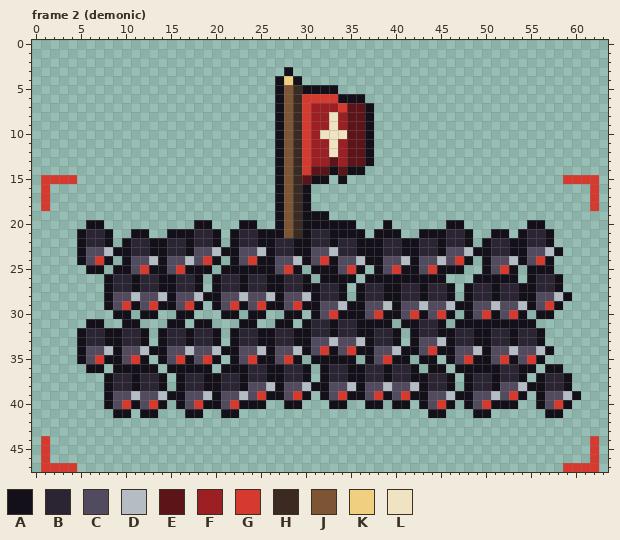
Pixel-art file, stored at art/markers/army_marker.aseprite. Above: the version before the commit.
64x48 pixels, 3 frames. Colours within 5 levels of each other are drawn and written as one. Shown: frame 2 (demonic). The commit also changed other frames, which this record leaves out.
Palette (. is transparent): A #14101a  B #2a2433  C #524a5e  D #b4bcc4  E #5c1418  F #9c1f24  G #d63a2f  H #3b2a22  J #7d5535  K #f0d080  L #efe3c2
And afterwards:
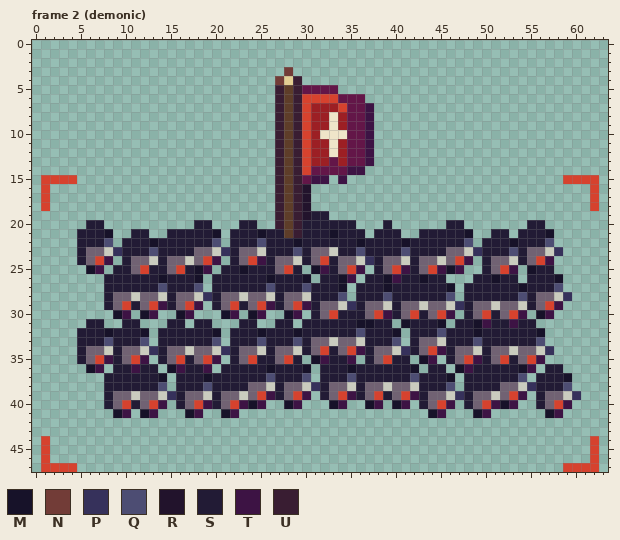
Colours new in this view: M #171229  N #723c37  P #36315b  Q #4d4d73  R #22132c  S #221b35  T #3d1344  U #391d32
Difference:
colour C: #524a5e -> #716273
colour D: #b4bcc4 -> #caccbf
colour E: #5c1418 -> #631648
colour G: #d63a2f -> #d6422e
colour J: #7d5535 -> #5e3d29
colour K: #f0d080 -> #e3ce93
colour L: #efe3c2 -> #efe5c9
Changed rows in their new state; - is a pixel that keeps its letter.
Frame 2 (demonic):
first column x 5:
 3 -----------------------N--------------------------------
 4 ----------------------N-U-------------------------------
 5 ----------------------U-UEEEE---------------------------
 6 ----------------------U-U----EEE------------------------
 7 ----------------------U-U-------T-----------------------
 8 ----------------------U-U-------T-----------------------
 9 ----------------------U-U-------T-----------------------
10 ----------------------U-U-------T-----------------------
11 ----------------------U-U-------T-----------------------
12 ----------------------U-U-------T-----------------------
13 ----------------------U-U-------T-----------------------
14 ----------------------U-U---E-TT------------------------
15 ----------------------U-U-TT-T--------------------------
16 ----------------------U-UR------------------------------
17 ----------------------U-UR------------------------------
18 ----------------------U-UR------------------------------
19 ----------------------U-URSS----------------------------
20 -SS----------SS---SS--U-USSSSSS---S------SS-------SS----
21 SSSM--SS--SSSSSM-SSSMSS-USSSMSSS-SSS--SSSSSM--SS-SSSM---
22 SSSQ-SSSMSSSSSSQ-SSSQSSSMSSSSSSMSSSSMSSSSSSQ-SSSMSSSQ---
23 S---PSSSQSSSS---PS---SSSQS---SSQSSSSQSSSS---PSSSQS---P--
24 S--T-S---S-----T-S--TS---S--S---PS---S-----T-S---S--T---
25 -MT-SS--SS--SMT-SSMSSS--S-MTS--T-S--TS--TMT--S--T-MSS---
26 ---SSSSSSMSSSM-SSSSSSMSSSM-SSMT-SSMTSSMSS---SSMSS-SSSM--
27 ---SSSSSSQSSSQ-SSSSSSQSSSQSSSM-SSSMSSSSSSM-SSSSSSMSSSQ--
28 ---S------S---PS------S---SSSQ-SSSQSSSSSSQ-SSSSSSQS---P-
29 ---S--S--TS--T-S--S--TS--TS---PS---S------PS------S--T--
30 ----MT-MT--MT---MT-MT--MT-S--SSS--TS--S--T-S--S--T-MT---
31 -SS--SS---SS-SS---SS--SS-SSSSSSMMSS-MSSSM-SSMTSSTSS-----
32 SSSMSSSM-SSSSSSM-SSSMSSSMSSSSSSQSSSM-SSSQSSSMSSSSSSM----
33 SSSQSSSQ-SSSSSSQ-SSSQSSSQS------SSSQ-S---SSSQSSSSSSQ----
34 S---S---PS------PS---S---S--S--TS---PS--TS---S------P---
35 S--TS--T-S--S--T-S--SS--S-MTSST-S--SS-MT-S--TS--S--T----
36 -MT-SSTSS-MTSST-SSSSSMSSSM-SSSMSSSSSSM-SS-MTSSSSSMT-SS--
37 ---SSSSSSM-SSSMSSSSSSQSSSQ-SSSQSSSSSSQSSSM-SSSSSSQ-SSSM-
38 ---SSSSSSQ-SSSQSSSS---S---PS---S------SSSQ-SSSS---PSSSQ-
39 ---S------PS---S-----TS--T-S--TS--S--TS---PS-----T-S---P
40 ---S--S--T-S--TS--TMT--MT---MT--MT-MT-S--T-S--TMT--S--T-
41 ----MT-MT---MT--MT---------------------MT---MT------MT--
Boxes around the changes in both pictures, in picture pixels (x1, y1, x2, y2):
changed: (41, 67, 599, 472)
